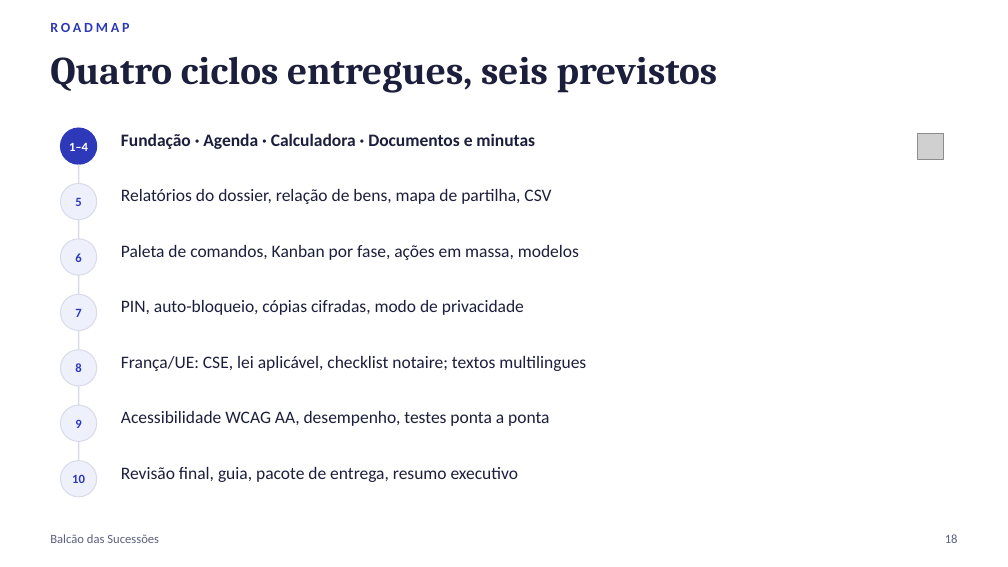
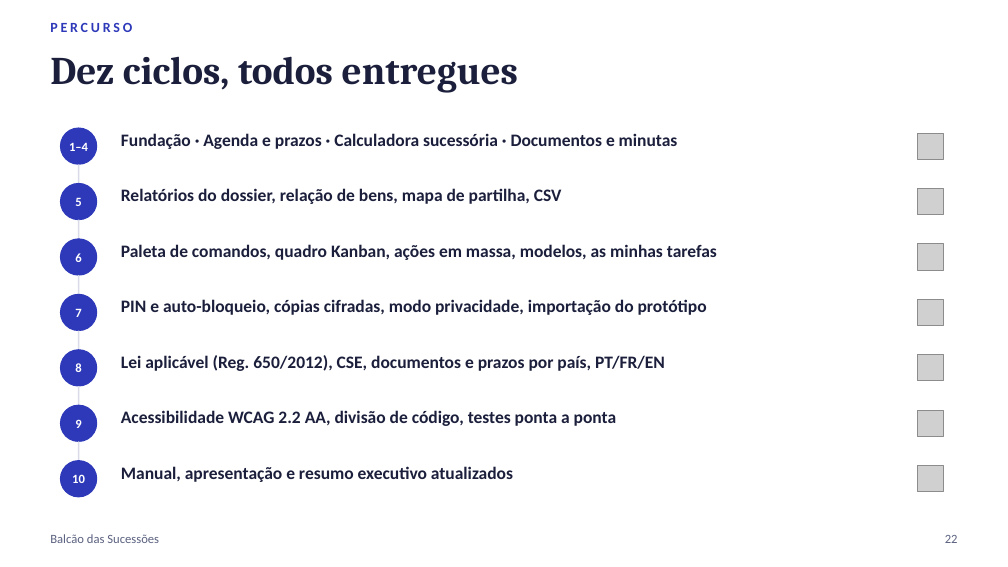
Before and after one commit to nelsonsous/balcao-sucessoes, a slide deck: slide 22 of docs/Balcao-das-Sucessoes-Apresentacao.pptx (slide 18 before the commit). Drawn at 1008x567 pixels with LibreOffice and Linux fonts; fonts in the diff are those of the drawing; grey boxes stand for pictures. Boxes give left, top, right and bottom in pixels: in the first picture for what was removed or moved away, otherwise in the second. Text is boxed around its words. In the diff, an @@ line names an element or a change of style, - is before the commit and + after.

```diff
--- a/docs/Balcao-das-Sucessoes-Apresentacao.pptx
+++ b/docs/Balcao-das-Sucessoes-Apresentacao.pptx
@@ text at bbox=[50, 23, 132, 32]: text changed @@
-ROADMAP
+PERCURSO
@@ text at bbox=[50, 56, 518, 93]: text changed @@
-Quatro ciclos entregues, seis previstos
+Dez ciclos, todos entregues
@@ text at bbox=[121, 133, 678, 149]: text changed @@
-Fundação · Agenda · Calculadora · Documentos e minutas
+Fundação · Agenda e prazos · Calculadora sucessória · Documentos e minutas
@@ text "Relatórios do dossier, relação de ..." at bbox=[121, 188, 562, 204]: bold on @@
@@ picture added at bbox=[917, 188, 943, 215] @@
@@ text at bbox=[121, 244, 717, 260]: text changed; bold on @@
-Paleta de comandos, Kanban por fase, ações em massa, modelos
+Paleta de comandos, quadro Kanban, ações em massa, modelos, as minhas tarefas
@@ picture added at bbox=[917, 244, 943, 270] @@
@@ text at bbox=[121, 299, 707, 315]: text changed; bold on @@
-PIN, auto-bloqueio, cópias cifradas, modo de privacidade
+PIN e auto-bloqueio, cópias cifradas, modo privacidade, importação do protótipo
@@ picture added at bbox=[917, 299, 943, 326] @@
@@ text at bbox=[121, 355, 665, 371]: text changed; bold on @@
-França/UE: CSE, lei aplicável, checklist notaire; textos multilingues
+Lei aplicável (Reg. 650/2012), CSE, documentos e prazos por país, PT/FR/EN
@@ picture added at bbox=[917, 355, 943, 381] @@
@@ text at bbox=[121, 410, 616, 426]: text changed; bold on @@
-Acessibilidade WCAG AA, desempenho, testes ponta a ponta
+Acessibilidade WCAG 2.2 AA, divisão de código, testes ponta a ponta
@@ picture added at bbox=[917, 410, 943, 436] @@
@@ text colour #2D39B9 to #FFFFFF in 6 elements at bbox=[75, 198, 81, 206], bbox=[75, 253, 81, 262], bbox=[75, 309, 81, 317], bbox=[75, 363, 81, 372], bbox=[75, 419, 81, 428], bbox=[72, 474, 85, 483] @@
@@ fill #EEF0FB to #2D39B9; outline #D9DCE8 0.75 pt to #2D39B9 0.75 pt in 6 elements at bbox=[60, 183, 97, 220], bbox=[60, 239, 97, 275], bbox=[60, 294, 97, 331], bbox=[60, 350, 97, 386], bbox=[60, 405, 97, 442], bbox=[60, 461, 97, 497] @@
@@ text at bbox=[121, 466, 513, 482]: text changed; bold on @@
-Revisão final, guia, pacote de entrega, resumo executivo
+Manual, apresentação e resumo executivo atualizados
@@ picture added at bbox=[917, 466, 943, 492] @@
@@ text at bbox=[945, 535, 958, 543]: text changed @@
-18
+22
```
Also in this commit, not shown: 8 other slides changed, 4 slides added, 7 other files.
